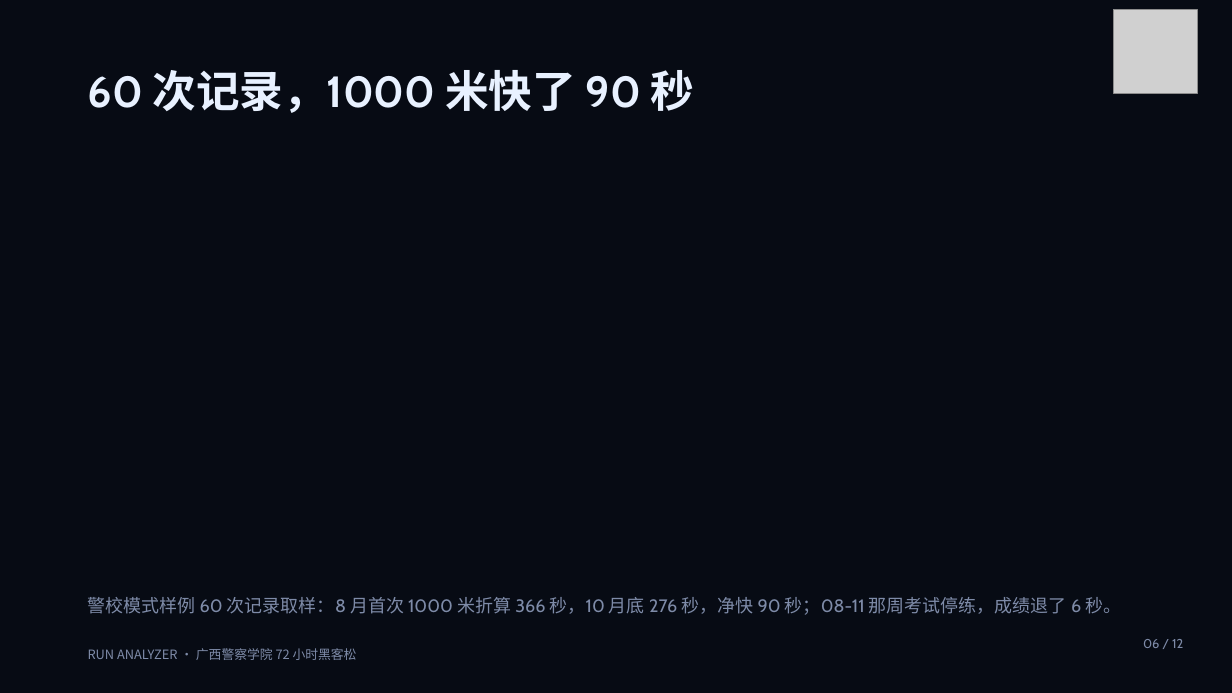
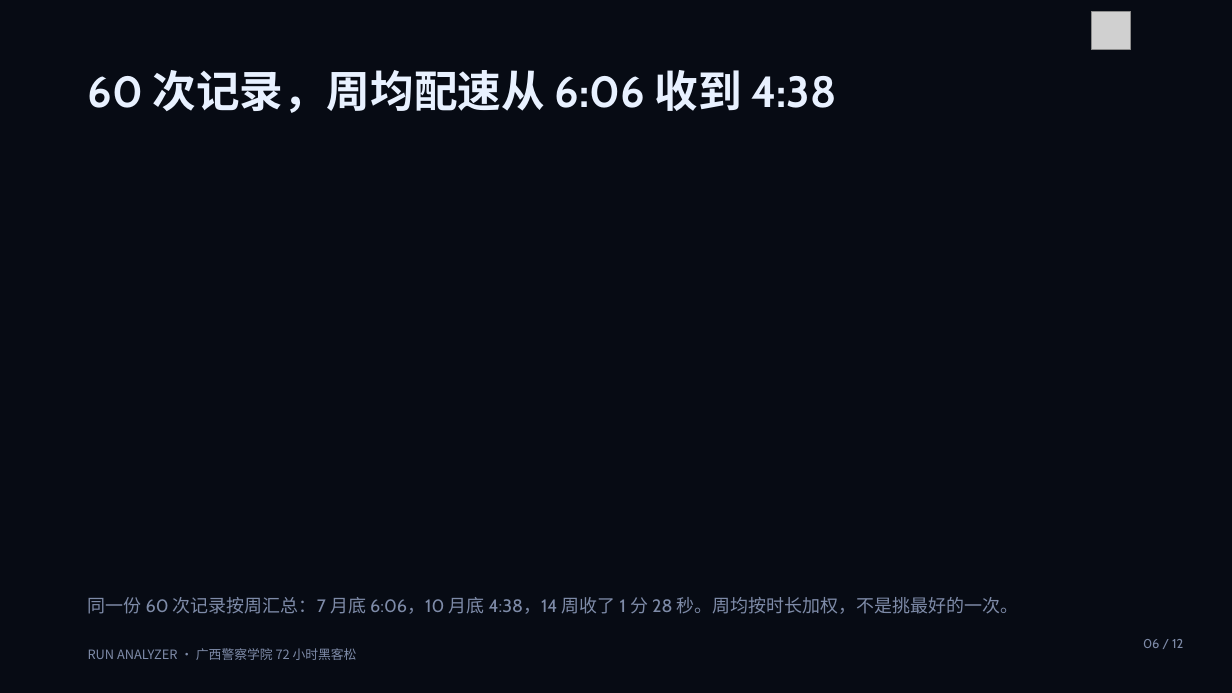
Before and after one commit to www0255/run.analyzer, a slide deck: slide 6 of hackathon/答辩多页PPT-dsh.pptx. Drawn at 1232x693 pixels with LibreOffice and Linux fonts; fonts in the diff are those of the drawing; grey boxes stand for pictures. Boxes give left, top, right and bottom in pixels: in the first picture for what was removed or moved away, otherwise in the second. Text is boxed around its words. In the diff, an @@ line names an element or a change of style, - is before the commit and + after.

Commit message:
12 页 deck 去警校化并重做第 6/7 页；讲稿与一页 PPT 讲法同步；删除孤儿演示结果与失效常量

```diff
--- a/hackathon/答辩多页PPT-dsh.pptx
+++ b/hackathon/答辩多页PPT-dsh.pptx
@@ picture: place and size @@
-picture at (1114,9,1198,93)
+picture at (1092,11,1130,50)
@@ text at (88,70,837,113): text changed @@
-60 次记录，1000 米快了 90 秒
+60 次记录，周均配速从 6:06 收到 4:38
@@ text at (88,597,1019,614): text changed @@
-警校模式样例 60 次记录取样：8 月首次 1000 米折算 366 秒，10 月底 276 秒，净快 90 秒；08-11 那周考试停练，成绩退了 6 秒。
+同一份 60 次记录按周汇总：7 月底 6:06，10 月底 4:38，14 周收了 1 分 28 秒。周均按时长加权，不是挑最好的一次。
```
Also in this commit, not shown: 10 other slides changed, 1 slide added, 1 slide removed, 24 other files.
